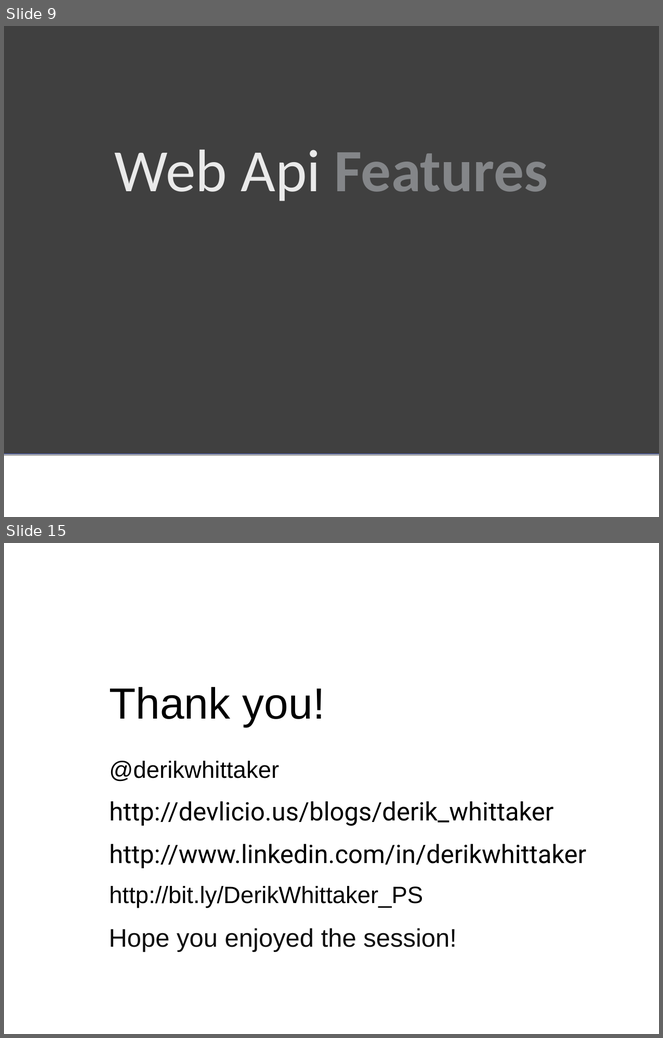
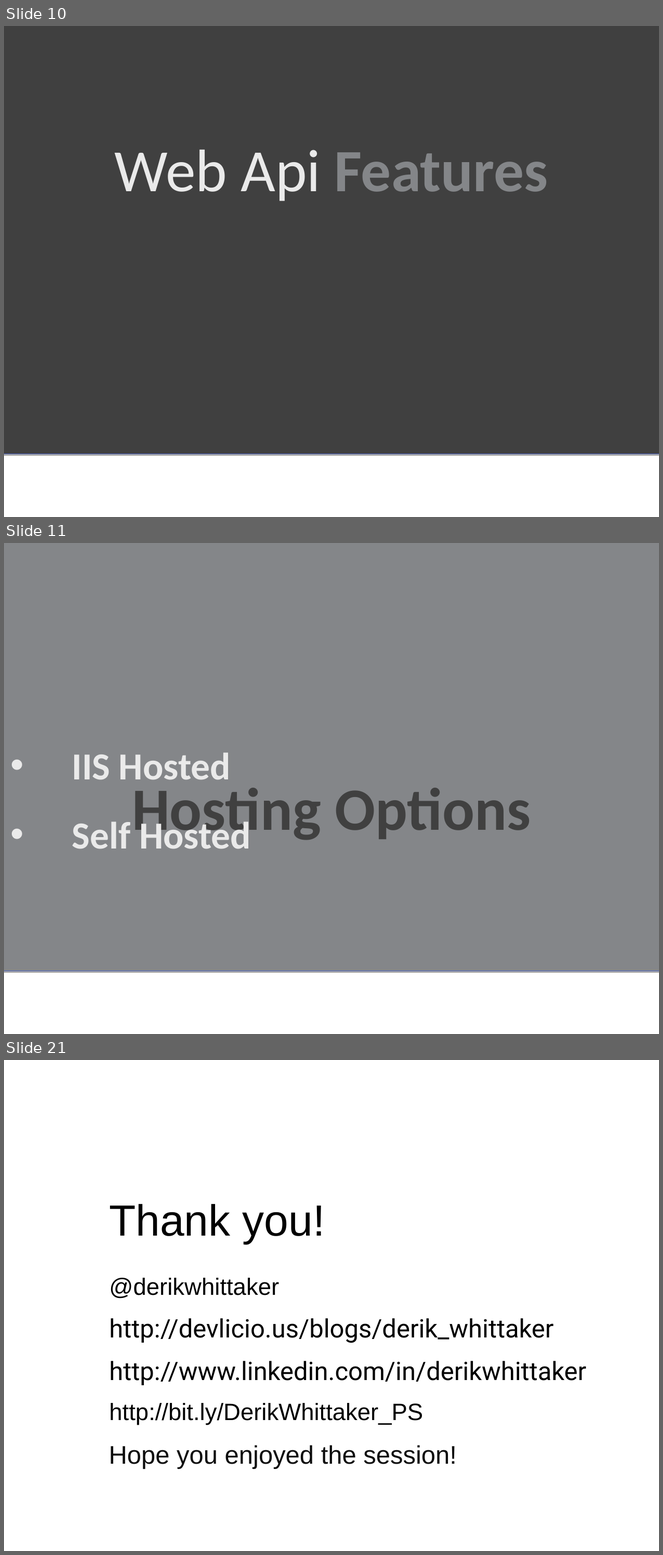
Before and after one commit to derikwhittaker/Demo.DevReach, a slide deck: WebApi/Derik.Whittaker-WebApi.ppt. Shown one above the other, each under a label of ours: slides 9 and 15 before the commit, slides 10, 11 and 21 after it; the slides between them are not shown. The pictures are 663x1038 and 663x1555 pixels, drawn with LibreOffice and Linux fonts; fonts in the diff are those of the drawing; background and template pictures are left out. Boxes give left, top, right and bottom in pixels: in the first picture for what was removed or moved away, otherwise in the second. Text is boxed around its words. In the diff, an @@ line names an element or a change of style, - is before the commit and + after.

```diff
--- a/WebApi/Derik.Whittaker-WebApi.ppt
+++ b/WebApi/Derik.Whittaker-WebApi.ppt
@@ slide 11 added at bbox=[4, 543, 659, 1034], background picture (left out) @@
@@ rectangle added at bbox=[4, 543, 659, 971], fill #848689, outline #4963C6 0.74 pt @@
@@ text added at bbox=[72, 753, 251, 849], 42 pt, text #EAEAEA, bold @@
+• IIS Hosted
+• Self Hosted
@@ title added at bbox=[132, 788, 531, 844], 66 pt, text #404040, bold @@
+Hosting Options
@@ what was slide 9 is now slide 10 @@
@@ what was slide 15 is now slide 21 @@
```
Also in this commit, not shown: 1 slide changed, 10 other slides added, 5 slides removed, 1 other file.
